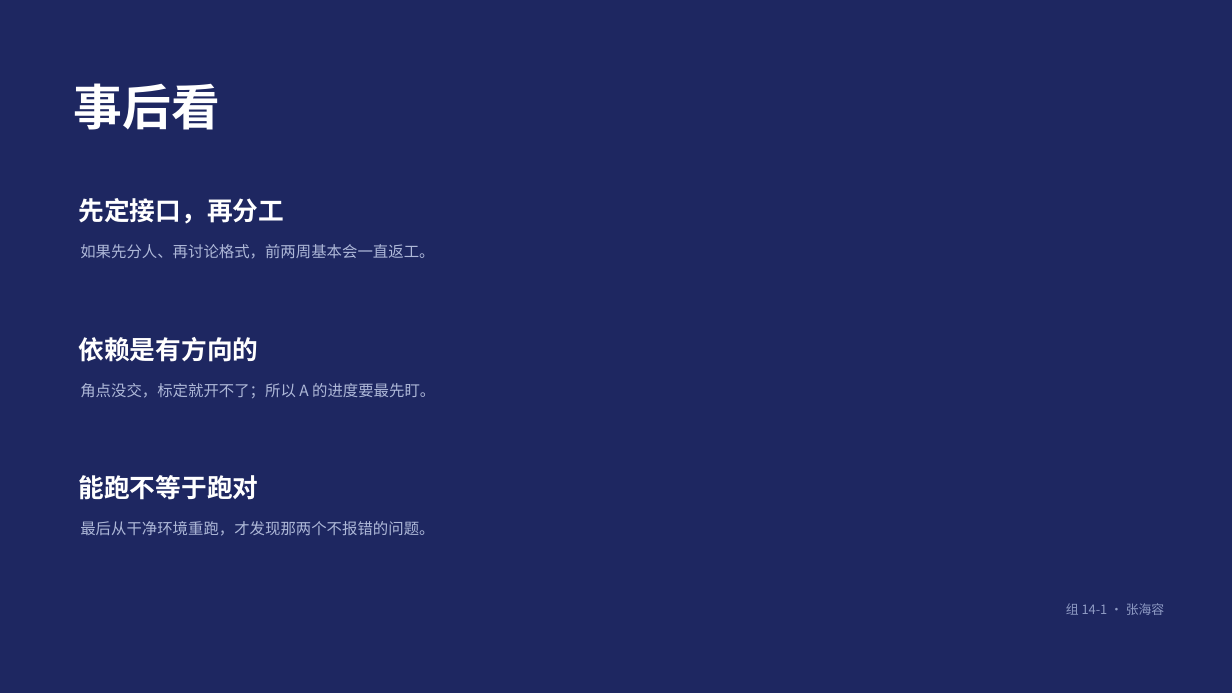
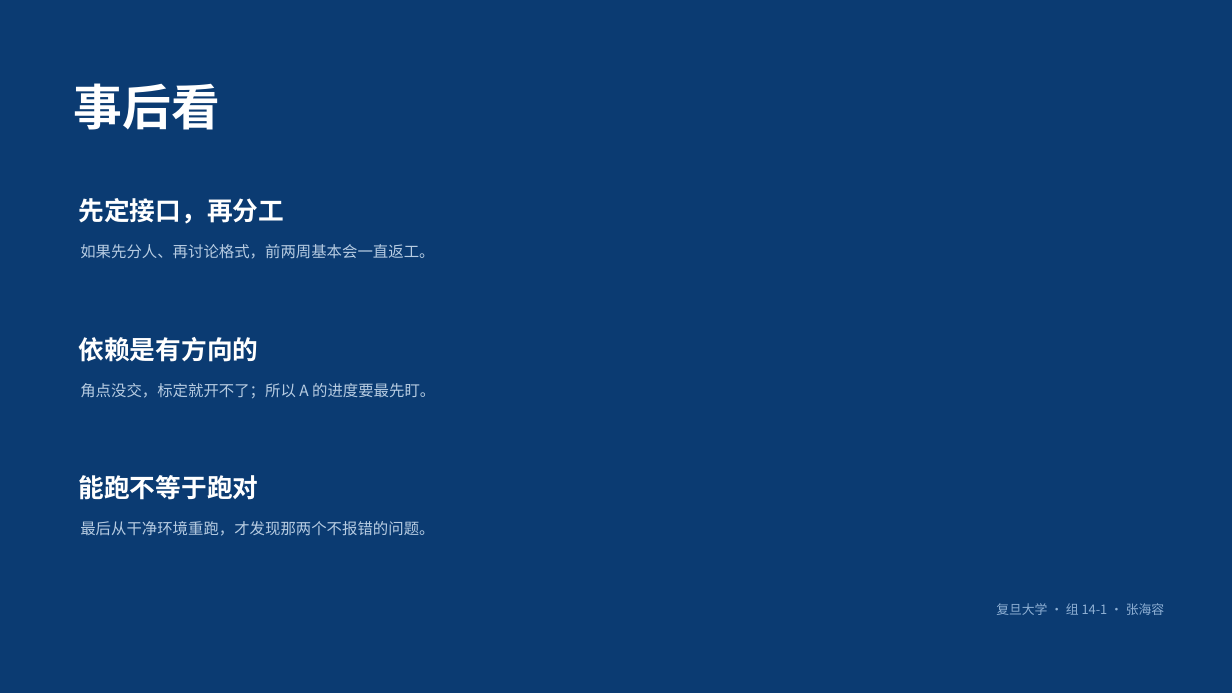
Before and after one commit to HRzhangStat/camera-calibration, a slide deck: slide 10 of 组14-1-组长贡献.pptx. Drawn at 1232x693 pixels with LibreOffice and Linux fonts; fonts in the diff are those of the drawing. Boxes give left, top, right and bottom in pixels: in the first picture for what was removed or moved away, otherwise in the second. Text is boxed around its words. In the diff, an @@ line names an element or a change of style, - is before the commit and + after.

```diff
--- a/组14-1-组长贡献.pptx
+++ b/组14-1-组长贡献.pptx
@@ background #1E2761 to #0B3B72 @@
@@ text colour #AEB8D8 to #B7CCE2 in 3 elements at bbox=[80, 244, 434, 259], bbox=[80, 383, 435, 399], bbox=[80, 521, 434, 536] @@
@@ text at bbox=[996, 603, 1164, 615]: text changed; text colour #8F9BC4 to #8FB0D4 @@
-组 14-1 · 张海容
+复旦大学 · 组 14-1 · 张海容
```
Also in this commit, not shown: 10 other slides changed.
